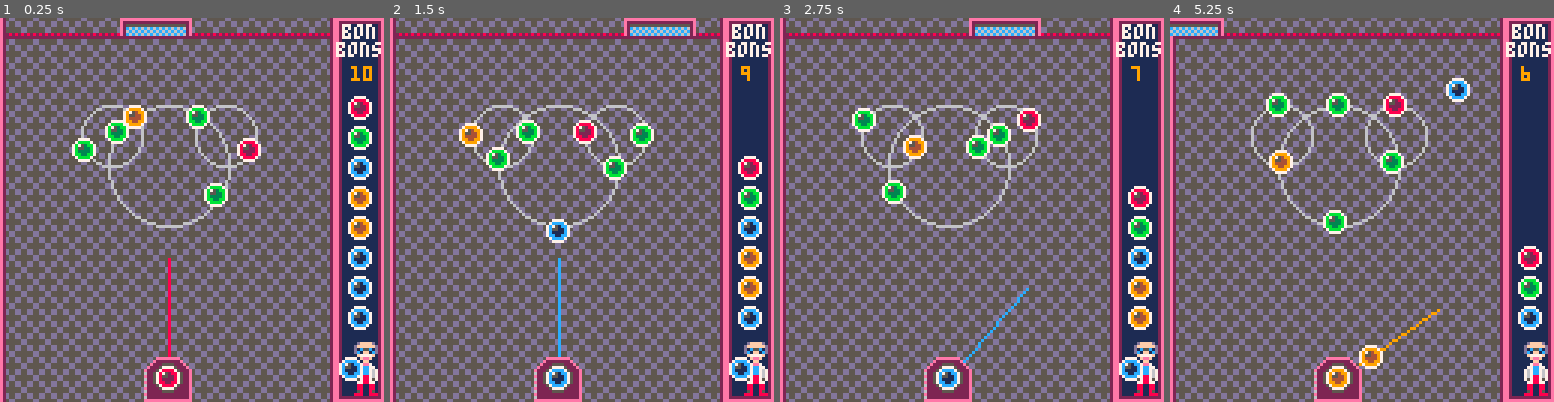
Above: before the commit, frames 1-4 (left to right).
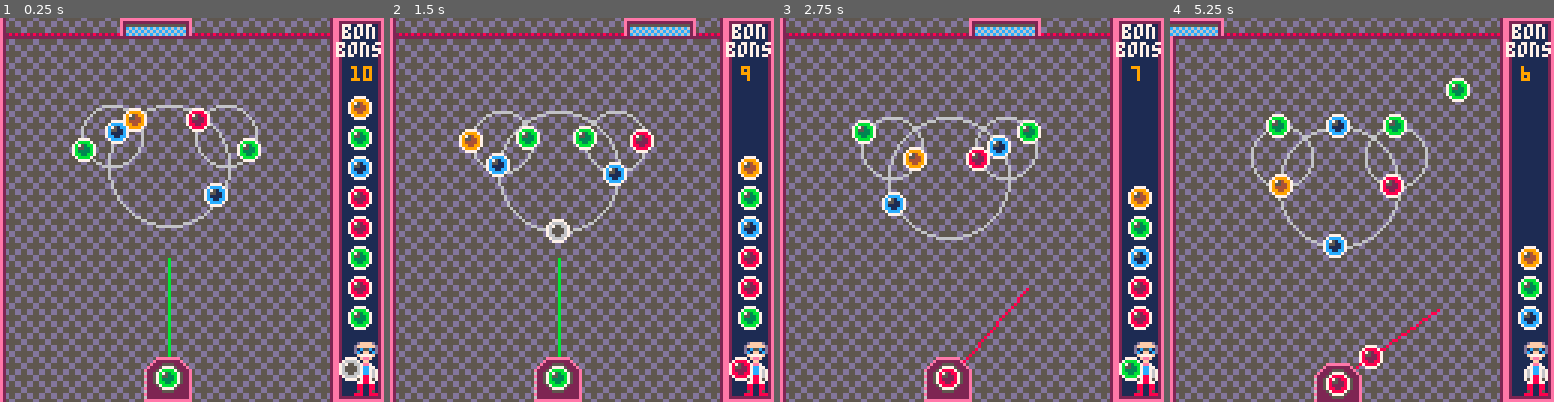
Above: after the commit, the same moments.

Repository: adamwoolridge/pico8
Game: PICO-8 cartridge bonbonshoot.p8
Same seed, same stepped clock (60 frames per second), same inputs: the game is played once before the commit and once after it.
Inputs:
- Up to frame 1 (0.25 s): no input
- Up to frame 2 (1.5 s): tap X (X key) at 0.33, 1.07 s; tap O (Z key) at 0.7 s
- Up to frame 3 (2.75 s): hold Right 1.6-2.1 s; tap O (Z key) at 1.7, 2.1, 2.5 s; tap X (X key) at 1.85 s; hold Right from 2.47 s (still down)
- Up to frame 4 (5.25 s): tap O (Z key) every 0.4 s from 2.9 to 4.9 s; tap X (X key) at 2.97, 4.08, 5.2 s; release Right at 3.03 s; hold Left 3.08-3.58 s; hold Right 4.02-4.68 s; hold Left from 5.08 s (still down)

The runs differ from the first frame. In frame 1, 2.6% of the frame differs, in the area x 28-97%, y 21-97%; in frame 2, 5.3%; in frame 3, 5.8%; in frame 4, 6.8%, in the area x 21-97%, y 16-100%.

Commit message:
[Bonbon] Recoil

Diff:
--- a/bonbonshoot.p8
+++ b/bonbonshoot.p8
@@ -58,6 +58,10 @@
 saveflash.visible = false
 
 explosions = {}
+
+recoil = {}
+recoil.framecount = 3
+recoil.frame = 0
 
 function makepulse(x, y)
 	local p = {}
@@ -165,7 +169,7 @@
 	ball.fired = false
 
 	if (c==0) then
-		ball.c = flr(rnd(4))+1
+		ball.c = flr(rnd(5))+1
 	else
 		ball.c = c
 	end
@@ -179,9 +183,9 @@
 function _init()
 	reload_ballq()
 	next_ball()
-	makeenemy(33, 35, 0, 0.0, 10)
-	makeenemy(52, 45, 0, 0.0, 20).rotdir = -1
-	makeenemy(71, 35, 0, 0.0, 10).rotdir = -1
+	makeenemy(33, 35, 0, 0.05, 10)
+	makeenemy(52, 45, 0, 0.05, 20).rotdir = -1
+	makeenemy(71, 35, 0, 0.05, 10).rotdir = -1
 end
 
 function _update()
@@ -204,7 +208,12 @@
 		currentball.vx = d.x * 3
 		currentball.vy = d.y * 3
 		reload = reloadtime
+		recoil.frame = recoil.framecount
 		next_ball()
+	end
+
+	if (recoil.frame > 0) then
+		recoil.frame -=1
 	end
 
 	updateenemies()
@@ -246,12 +255,12 @@
 						if (b!=b2) then
 									if (dist(b, b2) <= 4*2) then
 										del(balls, b)
-										if (b.c != b2.c) then
+										if (b.c == b2.c or b.c == 5 or b2.c == 5) then
+											makeexplosion(b2.x, b2.y, ballcolour(b2))
+											del(balls, b2)
+										else
 											ballsremaining-=1
 											flashscreen()
-										else
-											makeexplosion(b2.x, b2.y, ballcolour(b2))
-											del(balls, b2)
 										end
 										return
 									end
@@ -304,11 +313,9 @@
 	d.y = pivot.y + sin1(angle/360)*40
 	line(pivot.x, pivot.y, d.x, d.y, currentballcolour())
 
-	currentball.x = launchx-4
-	currentball.y = launchy-4
 
 	currentball.x = pivot.x-4
-	currentball.y = pivot.y-4
+	currentball.y = pivot.y-4+recoil.frame
 
 	spr(61, net.x-8, net.y)
 	spr(62, net.x, net.y)
@@ -327,16 +334,18 @@
 	drawenemies()
 	draw_balls()
 
-	spr(7, 5*8+8, 14*8)
-	spr(8, 6*8+8, 14*8)
-	spr(23, 5*8+8, 15*8)
-	spr(24, 6*8+8, 15*8)
-
-
+	drawlauncher()
 
 	print("bon", 114, 2,7)
 	print("bons", 112, 8,7)
 	print(ballsremaining, 117, 16,9)
+end
+
+function drawlauncher()
+	spr(7, 6*8, 14*8+recoil.frame)
+	spr(8, 7*8, 14*8+recoil.frame)
+	spr(23, 6*8, 15*8+recoil.frame)
+	spr(24, 7*8, 15*8+recoil.frame)
 end
 
 function flashsave(x, y)
@@ -366,7 +375,7 @@
 	tofill = max_ballq - count(ballq)
 	if tofill > 0 then
 		for x=1, tofill do
-			local b = makeball(-32,-32,flr(rnd(4))+1)
+			local b = makeball(-32,-32,flr(rnd(5))+1)
 			b.active = false
 			add(ballq, b)
 		end
@@ -444,6 +453,7 @@
 	if (b.c == 2) then return 8 end
 	if (b.c == 3) then return 12 end
 	if (b.c == 4) then return 11 end
+	if (b.c == 5) then return 7 end
 end
 
 function currentballcolour()
